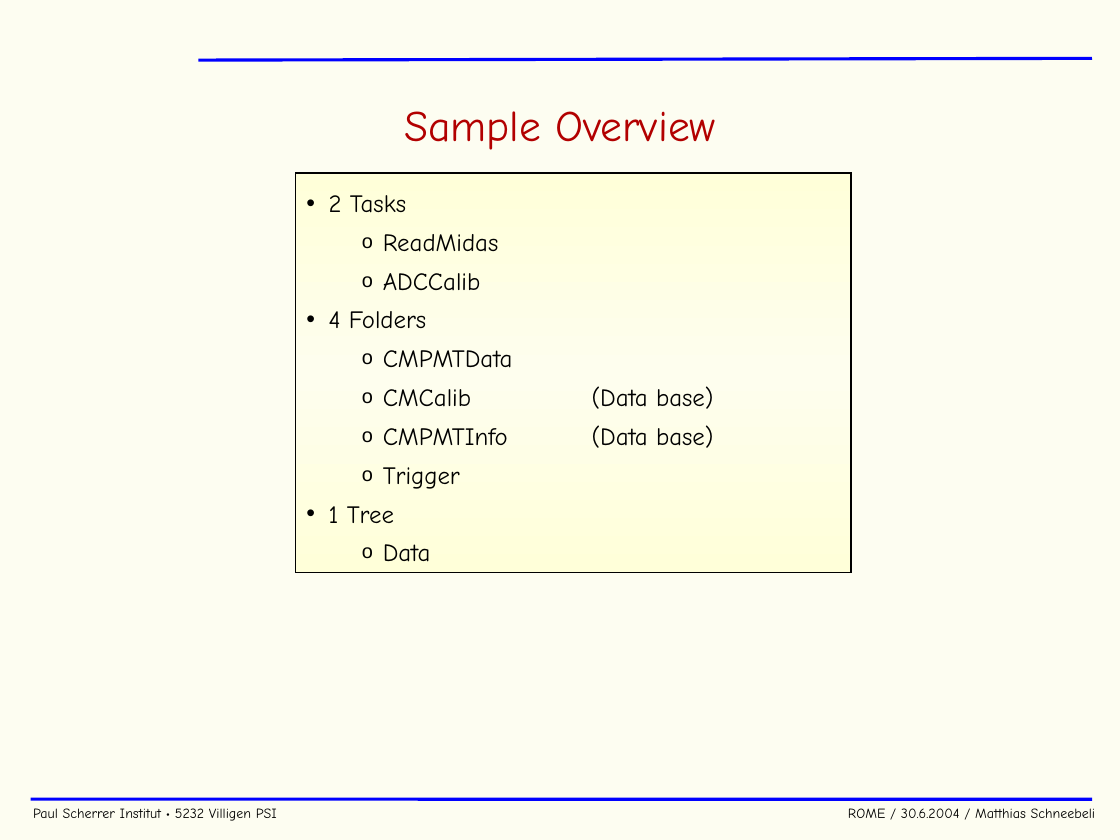
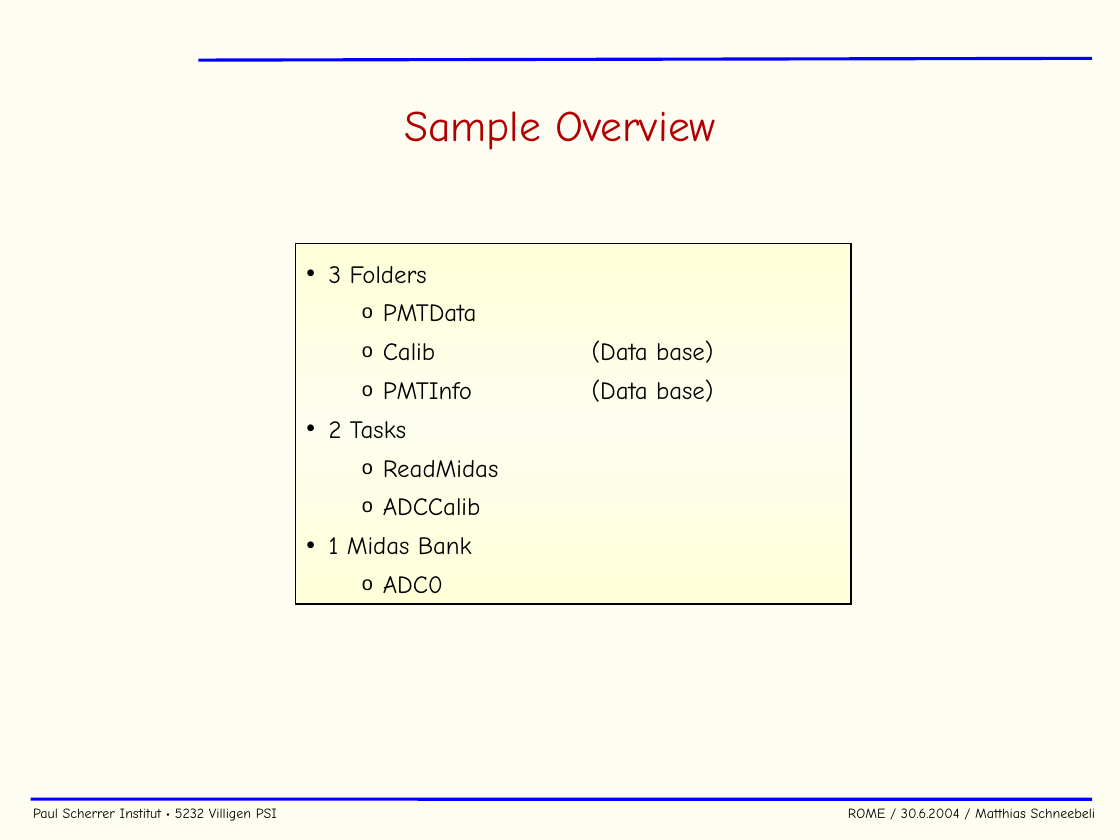
Before and after one commit to cjpl/rome, a slide deck: slide 25 of documentation/ROME.ppt (slide 26 before the commit). Drawn at 1120x840 pixels with LibreOffice and Linux fonts; fonts in the diff are those of the drawing; background and template pictures are left out. Boxes give left, top, right and bottom in pixels: in the first picture for what was removed or moved away, otherwise in the second. Text is boxed around its words. In the diff, an @@ line names an element or a change of style, - is before the commit and + after.

```diff
--- a/documentation/ROME.ppt
+++ b/documentation/ROME.ppt
@@ rectangle "3 Folders": place and size @@
-rectangle "3 Folders" at [296, 174, 851, 573]
+rectangle "3 Folders" at [296, 244, 851, 605]
@@ text in rectangle at [329, 266, 713, 402]: paragraphs added @@
+• 3 Folders
+  o PMTData
+  o Calib (Data base)
+  o PMTInfo (Data base)
@@ text in rectangle at [329, 537, 472, 593]: text changed @@
-• 4 Folders
-  o CMPMTData
-  o CMCalib (Data base)
-  o CMPMTInfo (Data base)
-  o Trigger
-• 1 Tree
-  o Data
+• 1 Midas Bank
+  o ADC0
```
Also in this commit, not shown: 15 other slides changed, 15 other files.
